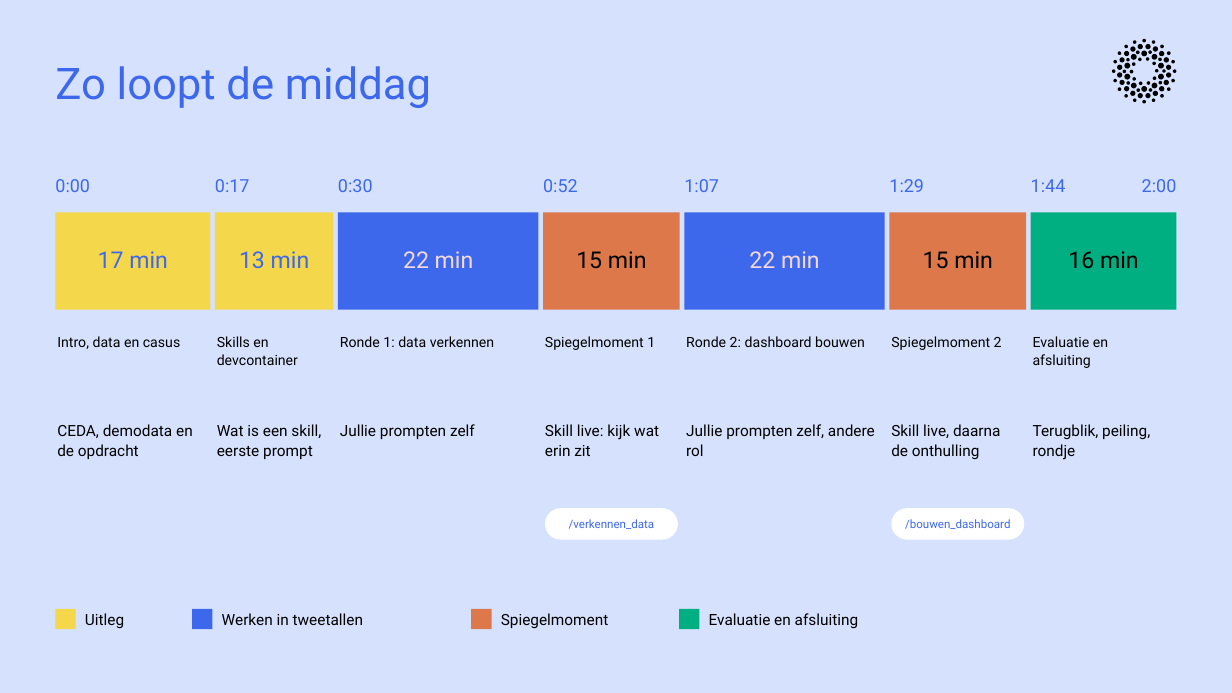
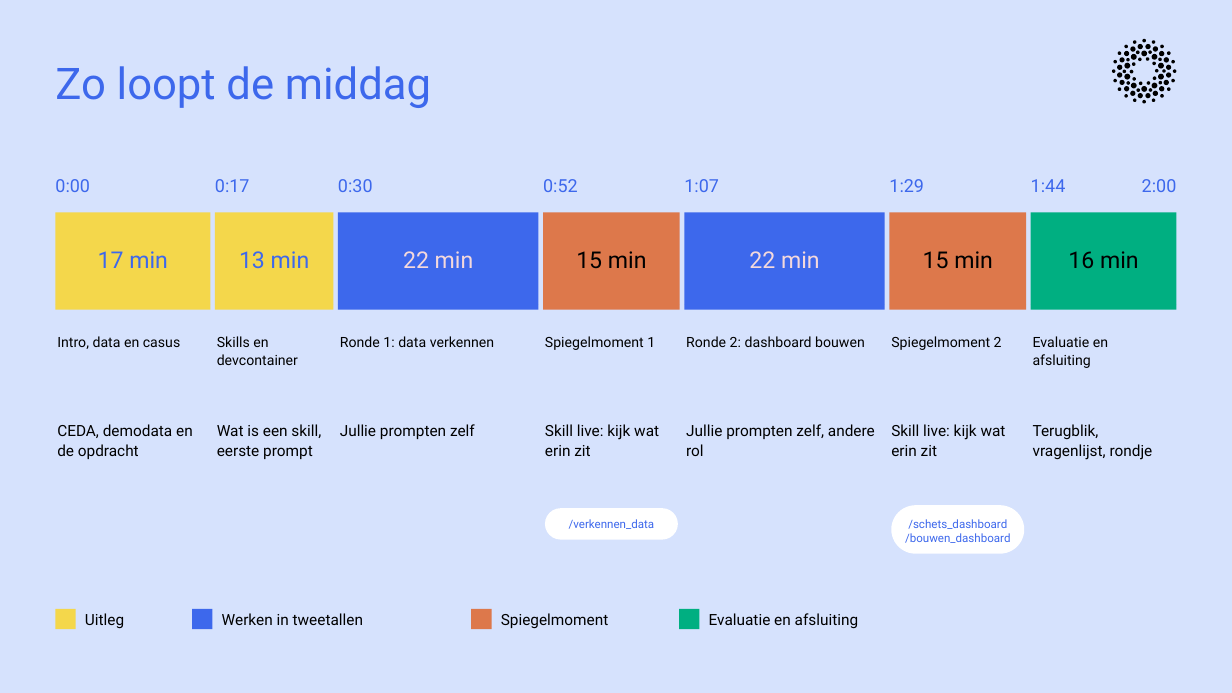
Before and after one commit to cedanl/clidev-presentaties, a slide deck: slide 3 of exports/261005_workshop_rad_uitvoering.pptx. Drawn at 1232x693 pixels with LibreOffice and Linux fonts; fonts in the diff are those of the drawing. Boxes give left, top, right and bottom in pixels: in the first picture for what was removed or moved away, otherwise in the second. Text is boxed around its words. In the diff, an @@ line names an element or a change of style, - is before the commit and + after.

```diff
--- a/exports/261005_workshop_rad_uitvoering.pptx
+++ b/exports/261005_workshop_rad_uitvoering.pptx
@@ text at [891,424,1006,456]: text changed @@
-Skill live, daarna de onthulling
+Skill live: kijk wat erin zit
@@ text at [1033,424,1153,460]: text changed @@
-Terugblik, peiling, rondje
+Terugblik, vragenlijst, rondje
@@ rounded rectangle: place and size @@
-rounded rectangle at [892,508,1025,540]
+rounded rectangle at [892,506,1025,554]
@@ text at [908,519,1007,529]: paragraph added @@
+/schets_dashboard
```
Also in this commit, not shown: 12 other slides changed, 10 slides added, 2 slides removed, 1 other file.
